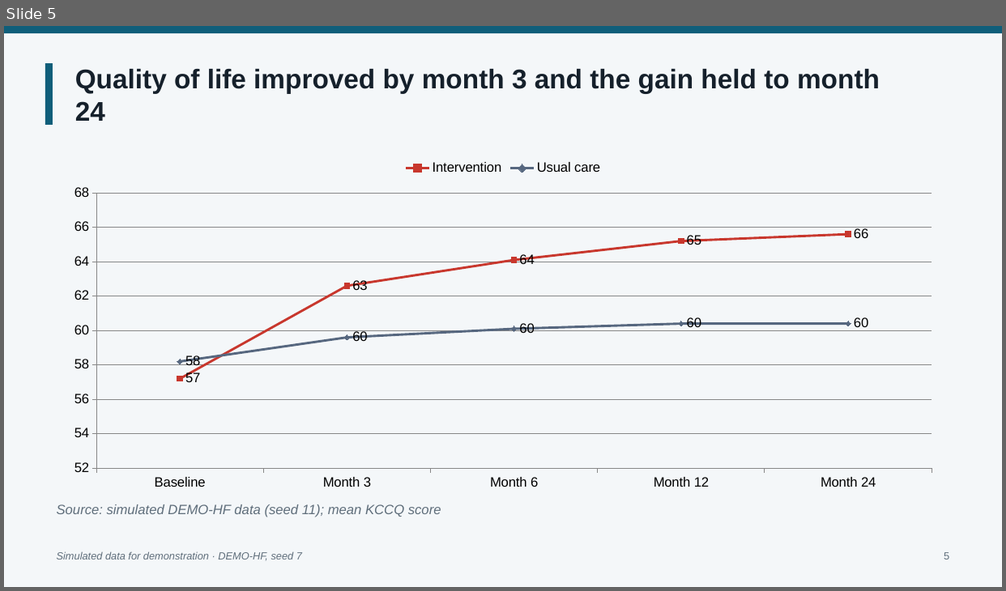
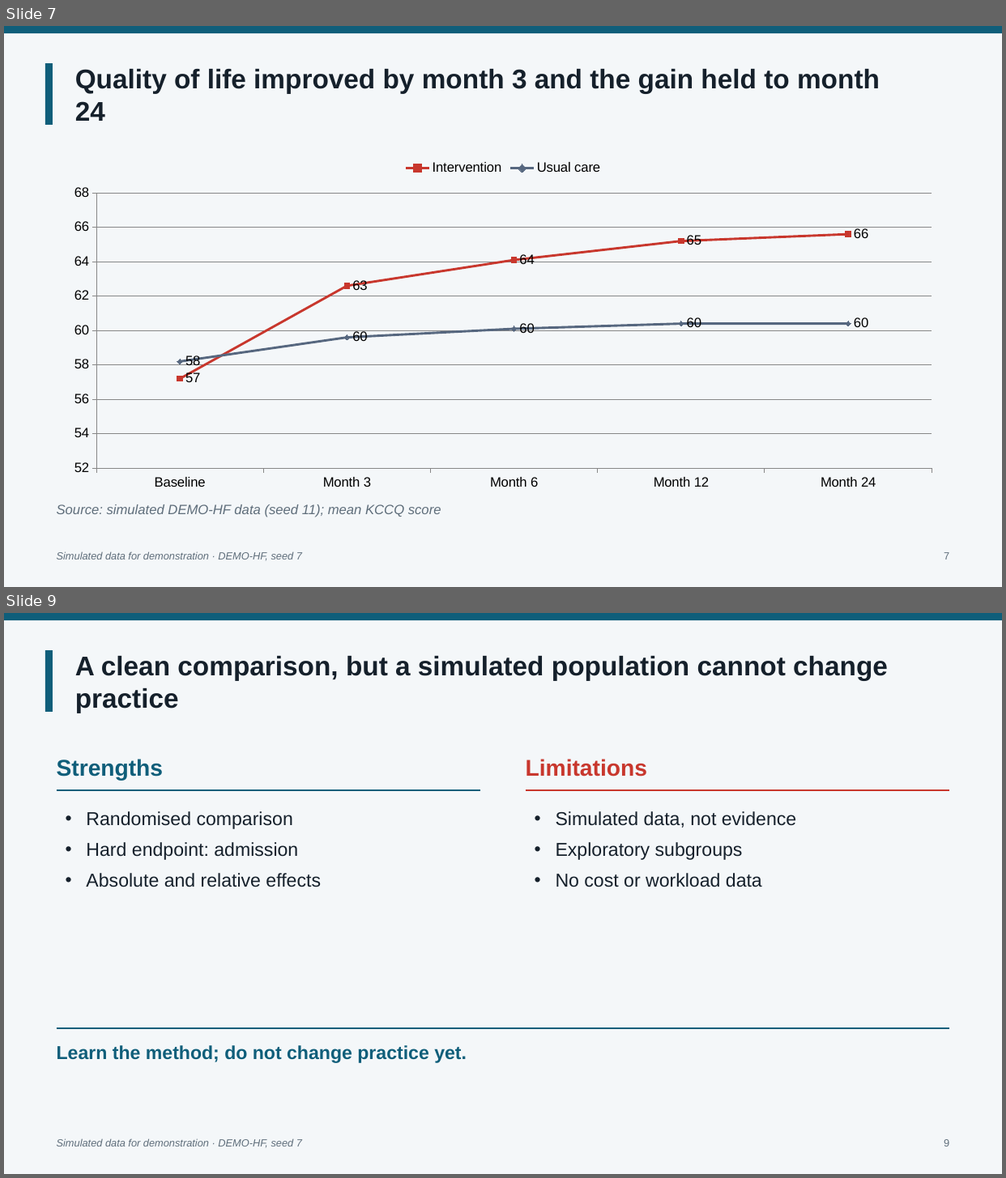
Before and after one commit to jackfeng94/medskill-panda, a slide deck: examples/demo-hf/pptx_en/out/demo-hf.pptx. Shown one above the other, each under a label of ours: slide 5 before the commit, slides 7 and 9 after it; the slides between them are not shown. The pictures are 1006x591 and 1006x1178 pixels, drawn with LibreOffice and Linux fonts; fonts in the diff are those of the drawing; background and template pictures are left out. Boxes give left, top, right and bottom in pixels: in the first picture for what was removed or moved away, otherwise in the second. Text is boxed around its words. In the diff, an @@ line names an element or a change of style, - is before the commit and + after.

```diff
--- a/examples/demo-hf/pptx_en/out/demo-hf.pptx
+++ b/examples/demo-hf/pptx_en/out/demo-hf.pptx
@@ slide 9 added at (4, 613, 1002, 1174), background #F4F7F9; not listed: 2 template elements that a slide beside it also shows @@
@@ title added at (75, 656, 888, 713), 26 pt, text #15202B, bold @@
+A clean comparison, but a simulated population cannot change practice
@@ text added at (57, 759, 163, 781), 22 pt, text #0F5E7A, bold @@
+Strengths
@@ text added at (526, 759, 647, 777), 22 pt, text #C8372D, bold @@
+Limitations
@@ line added from (57, 790) to (481, 790), #0F5E7A 2 pt @@
@@ line added from (526, 790) to (949, 790), #C8372D 2 pt @@
@@ text added at (86, 811, 321, 888), 18 pt, text #15202B @@
+• Randomised comparison
+• Hard endpoint: admission
+• Absolute and relative effects
@@ text added at (556, 811, 796, 888), 18 pt, text #15202B @@
+• Simulated data, not evidence
+• Exploratory subgroups
+• No cost or workload data
@@ line added from (57, 1029) to (949, 1029), #0F5E7A 2 pt @@
@@ text added at (57, 1046, 467, 1063), 18 pt, text #0F5E7A, bold @@
+Learn the method; do not change practice yet.
@@ text added at (57, 1139, 302, 1148), 10 pt, text #5F6E7B, italic @@
+Simulated data for demonstration · DEMO-HF, seed 7
@@ text added at (944, 1139, 949, 1147), 10 pt, text #5F6E7B @@
+9
@@ what was slide 5 is now slide 7 @@
@@ slide 7 changed as well @@
@@ text at (944, 552, 949, 560): text changed @@
-5
+7
```
Also in this commit, not shown: 5 other slides changed, 5 other slides added, 30 other files.
